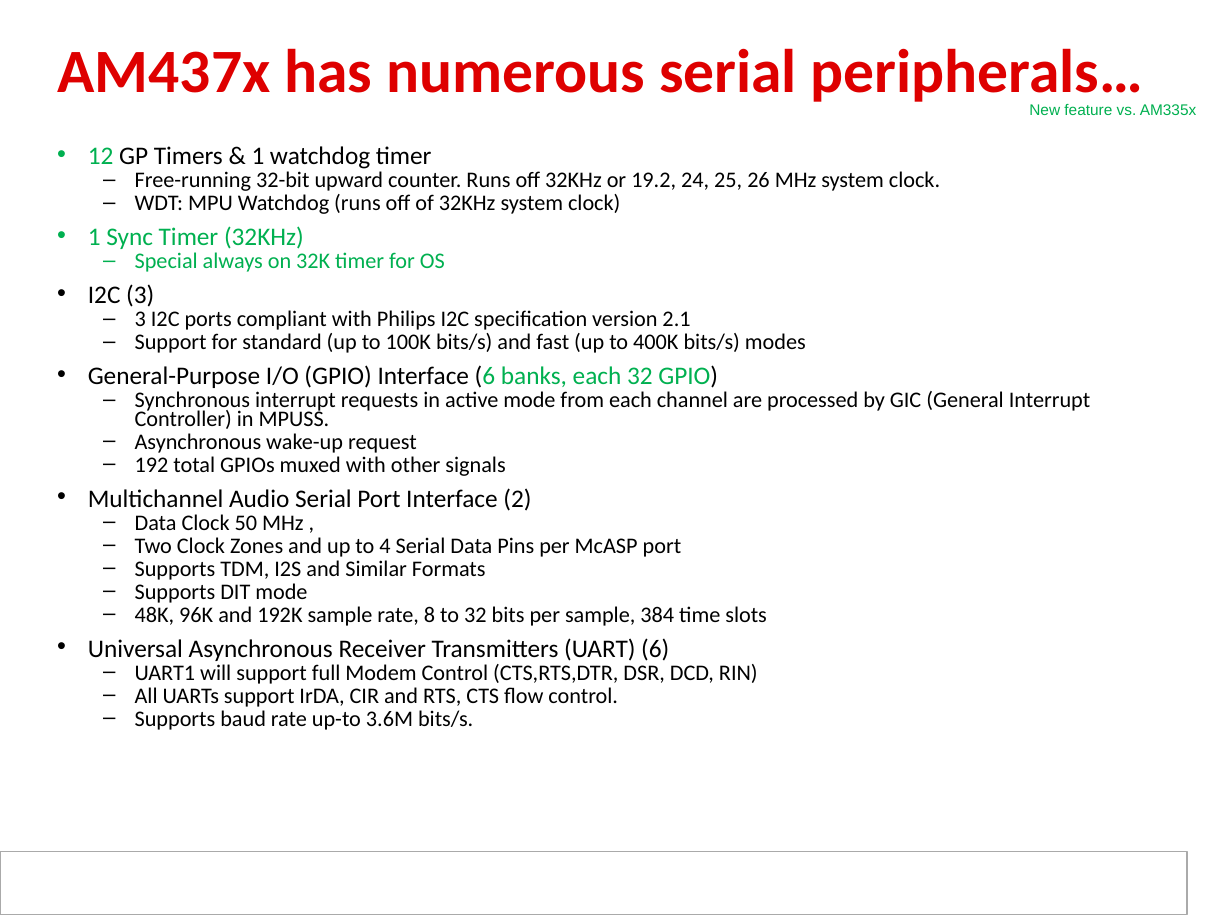
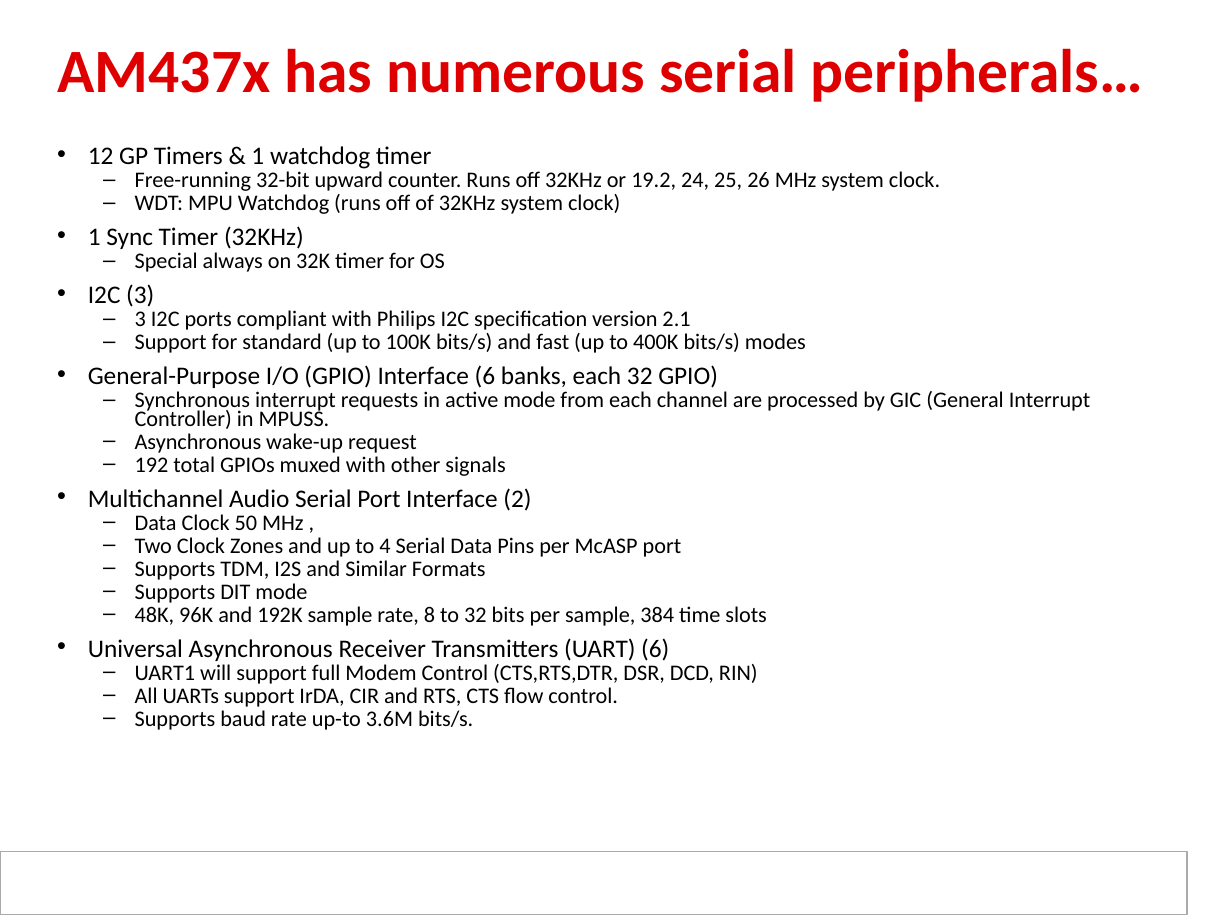
Before and after one commit to hari1989/keystone-workshop, a slide deck: slide 27 of preliminary/Working/presentations/Sitara/Ran_sitara_boot_camp_am437x_technical_overview_final.pptx. Drawn at 1232x924 pixels with LibreOffice and Linux fonts; fonts in the diff are those of the drawing; background and template pictures are left out. Boxes give left, top, right and bottom in pixels: in the first picture for what was removed or moved away, otherwise in the second. Text is boxed around its words. In the diff, an @@ line names an element or a change of style, - is before the commit and + after.

```diff
--- a/preliminary/Working/presentations/Sitara/Ran_sitara_boot_camp_am437x_technical_overview_final.pptx
+++ b/preliminary/Working/presentations/Sitara/Ran_sitara_boot_camp_am437x_technical_overview_final.pptx
@@ text removed at [1029,104,1197,115] @@
-New feature vs. AM335x
@@ text at [88,146,718,388]: text colour #00B050 to #000000 in "12", "1 Sync Timer (32KHz)", "Special always on 32K timer for OS", "(6 banks, each 32 GPIO)" @@
```
Also in this commit, not shown: 15 other slides changed, 1 slide removed.
